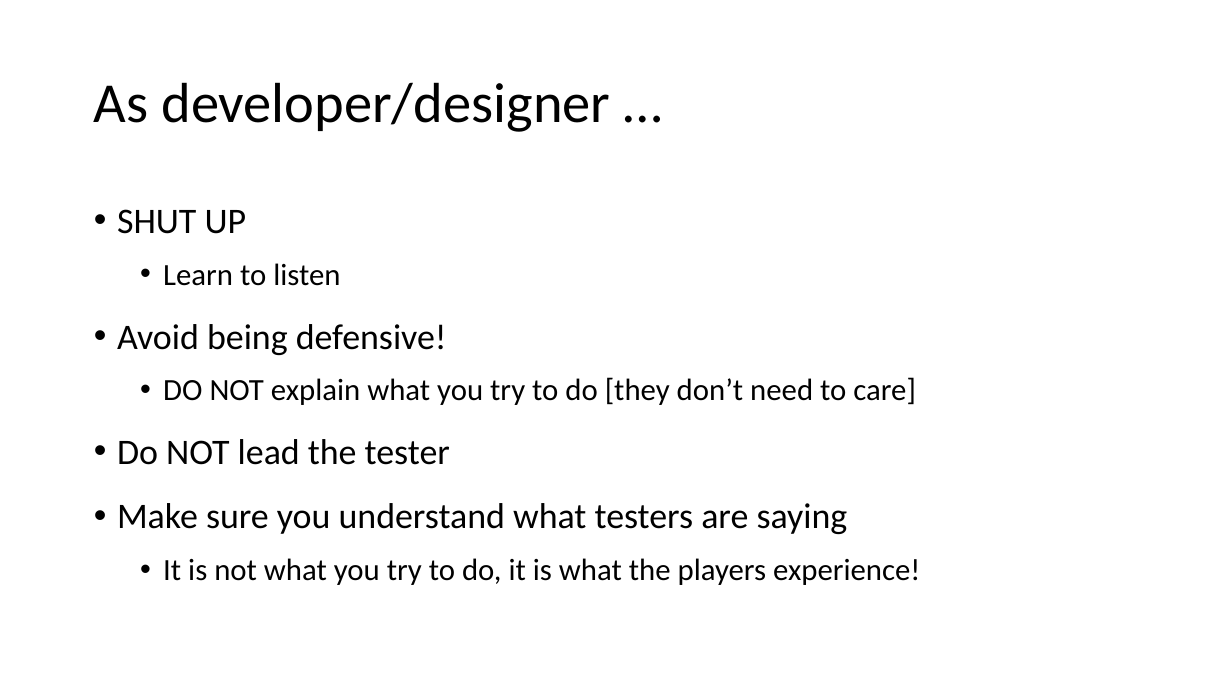
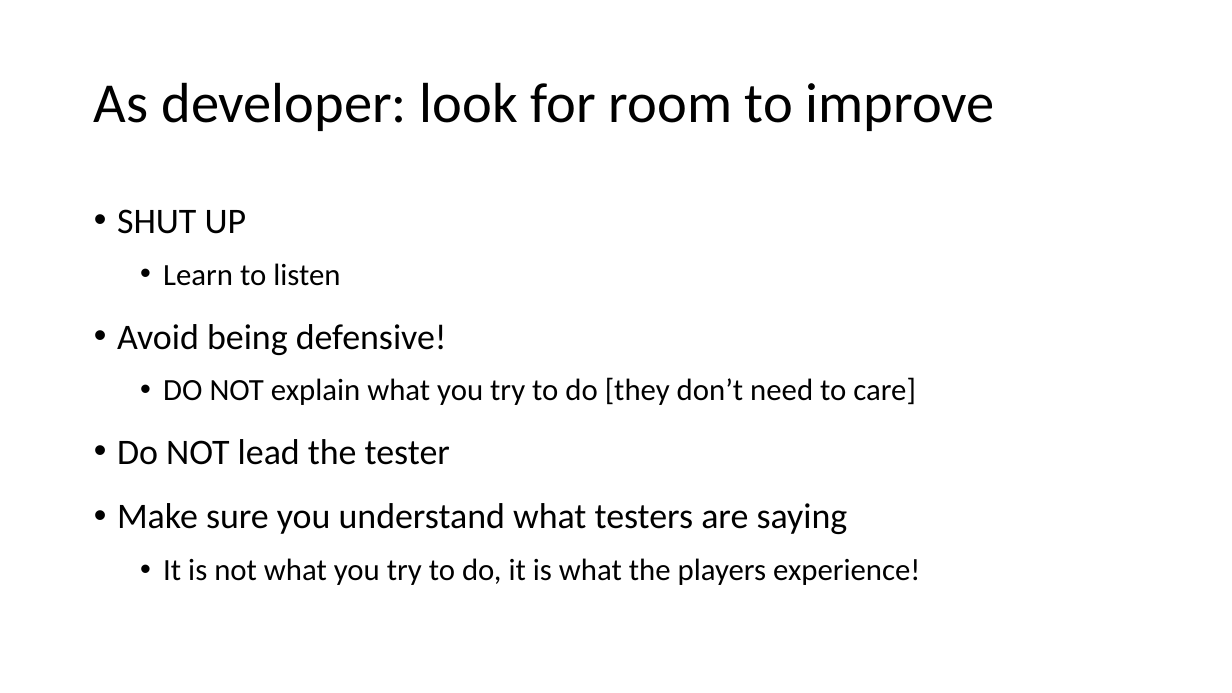
Before and after one commit to myuwbclasses/IntroGameDevelopment, a slide deck: slide 9 of PPT/Playtesting.pptx. Drawn at 1232x693 pixels with LibreOffice and Linux fonts; fonts in the diff are those of the drawing. Boxes give left, top, right and bottom in pixels: in the first picture for what was removed or moved away, otherwise in the second. Text is boxed around its words. In the diff, an @@ line names an element or a change of style, - is before the commit and + after.

```diff
--- a/PPT/Playtesting.pptx
+++ b/PPT/Playtesting.pptx
@@ title at box(94, 82, 995, 131): text changed @@
-As developer/designer …
+As developer: look for room to improve
```
Also in this commit, not shown: 1 slide added.
